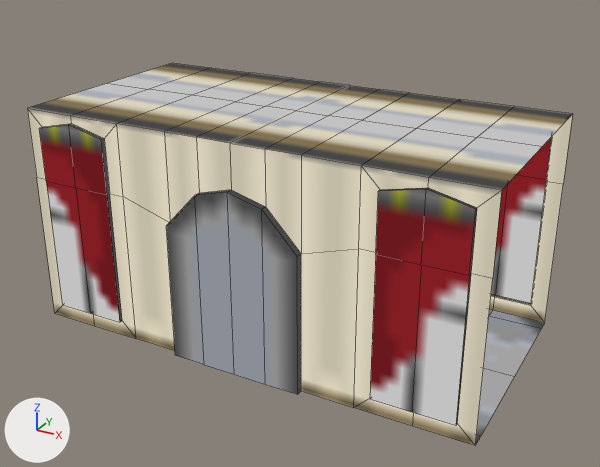
The Blender file Blender/hallway/New Game Hallway.blend, before and after one commit.
The view is the same before and after, from a 50 mm lens placed at (3.23, -5.82, 3.76), pointed at (0.1, -0.13, 0.91). Every picture has the same lights, and +X, +Y and +Z are marked at lower left. Mesh edges are drawn as thin lines.
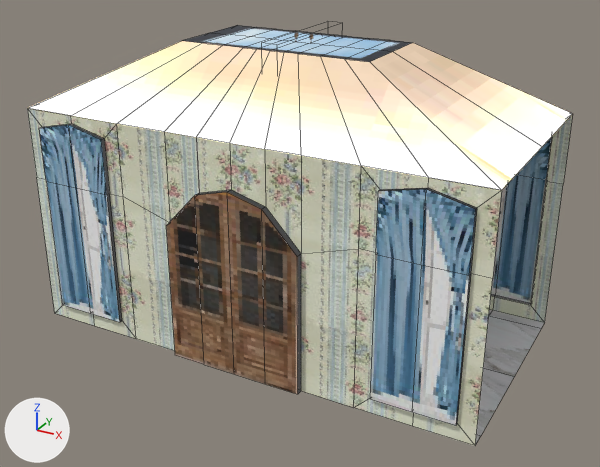
Patch to the scene script:
```diff
--- a/Blender/hallway/New Game Hallway.blend.py
+++ b/Blender/hallway/New Game Hallway.blend.py
@@ mat_material_007 @@
+mat_material_007 = bpy.data.materials.new('Material.007')
+# uses the picture img_ceilingtex_jpg
@@ mat_material_002 @@
+mat_material_002 = principled_material('Material.002')
+mat_material_002.texture = img_window_jpg
+mat_material_002.roughness = 1.0
@@ mat_material_005 @@
+mat_material_005 = bpy.data.materials.new('Material.005')
+# uses the picture img_wallpaperscaled_jpg
@@ mat_material_008 @@
+mat_material_008 = principled_material('Material.008')
+mat_material_008.texture = img_archdoorscaled_jpg
@@ mat_material_003 @@
+mat_material_003 = bpy.data.materials.new('Material.003')
+# uses the picture img_marbletex_jpg
@@ me_plane @@
-me_plane.from_pydata(...)  # 194 vertices, 184 faces; spans x -1.0..3.0, y -1.05..1.05, z 0.0..1.94
+me_plane.from_pydata(...)  # 242 vertices, 232 faces; spans x -1.0..3.0, y -1.05..1.05, z 0.0..2.5
+# me_plane part 1
+# 9 vertices are removed from x -0.52..2.52, y 0.0, z 1.94
+# 20 faces are deleted
+# 35 vertices are added at x -1.0..3.0, y -1.0..1.0, z 1.94..2.5
+# 11 new vertices lie (0.0, 0.41, 0.0) away from vertices in x 0.18..1.82, y -0.41, z 2.5
+# 11 new vertices lie (0.0, 0.41, 0.0) away from vertices in x 0.18..1.82, y 0.0, z 2.5
+# 20 new faces join them, mat_material_005
+# 4 new faces join them, mat_material_001
+# 24 new faces join them, mat_material_007
+# 20 new faces join them, mat_material_006 (picture img_skyceilingscaled_jpg)
+# me_plane part 2: 16 faces spanning x -0.86..2.86, y -1.03..1.03, z 0.14..1.87 switch from mat_material_001 to mat_material_002 (picture img_window_jpg)
+# me_plane part 3: 48 faces spanning x -1.0..3.0, y -1.05..1.05, z 0.0 switch from mat_material_001 to mat_material_003
+# me_plane part 4: 48 faces spanning x -1.0..3.0, y -1.0..1.0, z 0.0..1.94 switch from mat_material_001 to mat_material_005
+# me_plane part 5: 8 faces spanning x 0.41..1.59, y -1.05..1.05, z 0.0..1.58 switch from mat_material_001 to mat_material_008 (picture img_archdoorscaled_jpg)
+me_plane.materials.append(mat_material_006)  # picture img_skyceilingscaled_jpg
+me_plane.materials.append(mat_material_007)
@@ ob_plane_001 @@
+ob_plane_001 = bpy.data.objects.new('Plane.001', me_plane_001)  # 4 vertices, 1 face; spans x -1.0..1.0, y -1.0..1.0, z 0.0; in mat_material_004 (picture img_chandelier_png); modifiers SOLIDIFY
+ob_plane_001.location = (0.0, 0.0, 2.041)
+ob_plane_001.rotation_euler = (0.0, 1.571, 0.0)  # degrees (0, 90, 0)
+ob_plane_001.scale = (0.54, 0.54, 0.54)
```

Where the change shows, as pixel boxes (x1, y1, x2, y2) in the pictures (600 x 467 px):
'Plane', reshaped (10% taller): before (27, 63, 573, 446); after (27, 25, 573, 446)
'Plane.001', added: after (294, 32, 313, 44)
part 1 of me_plane, built on: before (29, 63, 572, 190); after (28, 25, 572, 190)
part 2 of me_plane, recoloured: (39, 125, 552, 426) in both
part 3 of me_plane, recoloured: (475, 310, 544, 445) in both
part 4 of me_plane, recoloured (white to grey): (27, 108, 573, 446) in both
part 5 of me_plane, recoloured (grey to brown): (166, 192, 298, 394) in both
